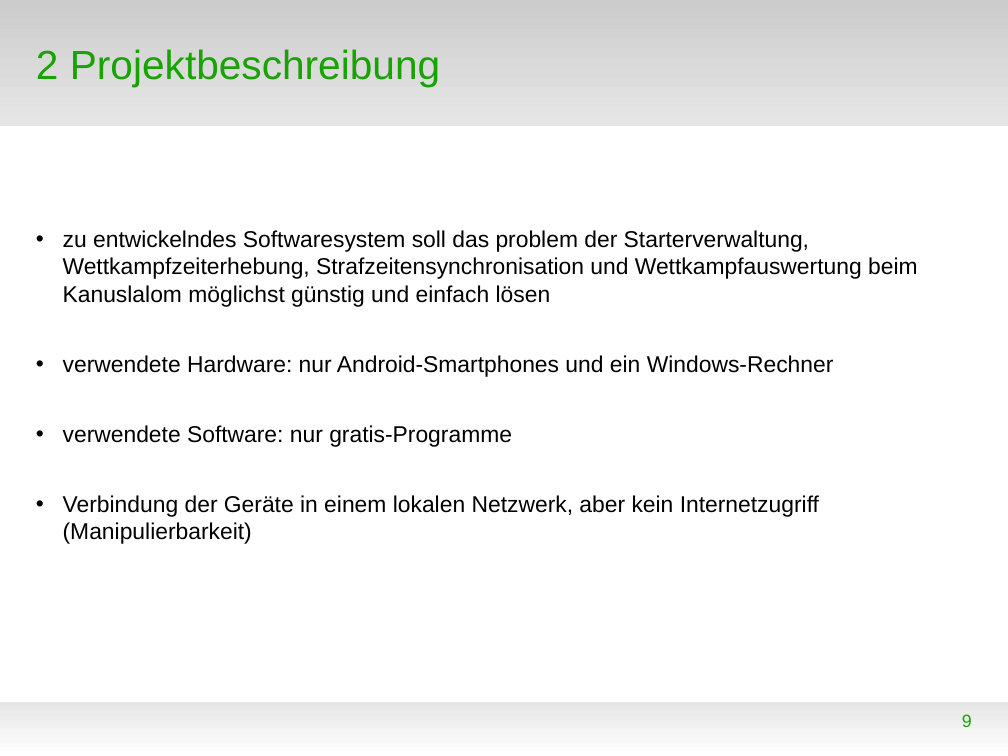
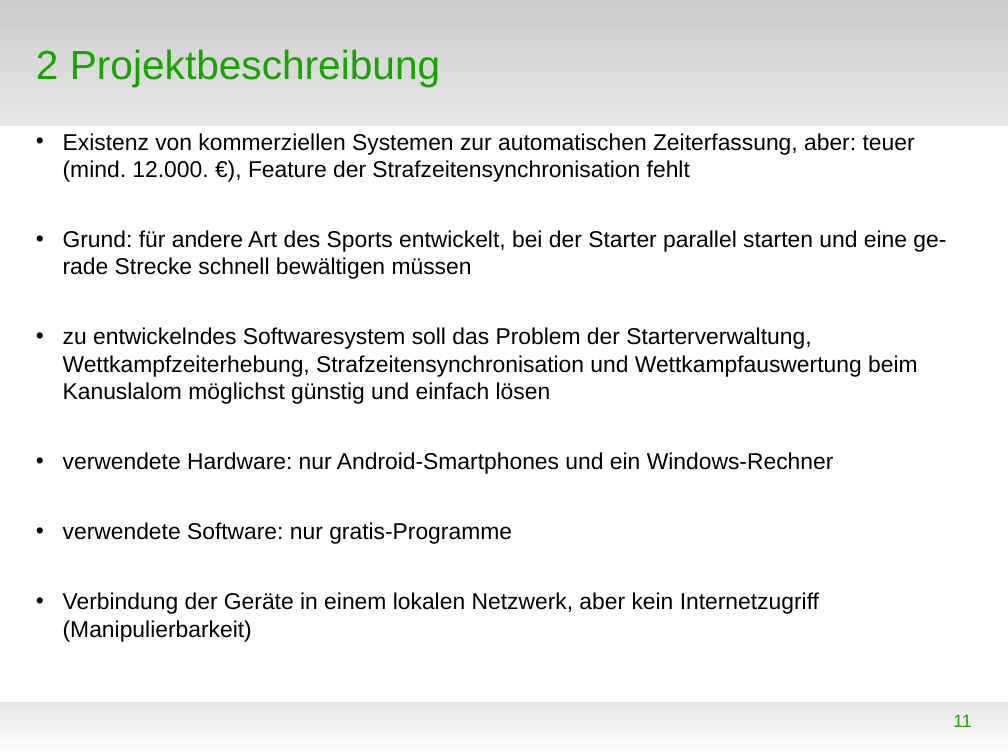
Before and after one commit to WorldofJARcraft/Kanu-s.a.M., a slide deck: slide 11 of Präsentation/Präsentation.odp (slide 9 before the commit). Drawn at 1008x756 pixels with LibreOffice and Linux fonts; fonts in the diff are those of the drawing; background and template pictures are left out. Boxes give left, top, right and bottom in pixels: in the first picture for what was removed or moved away, otherwise in the second. Text is boxed around its words. In the diff, an @@ line names an element or a change of style, - is before the commit and + after.

```diff
--- a/Präsentation/Präsentation.odp
+++ b/Präsentation/Präsentation.odp
@@ text at (63, 133, 946, 404): text changed @@
-• zu entwickelndes Softwaresystem soll das problem der Starterverwaltung, Wettkampfzeiterhebung, Strafzeitensynchronisation und Wettkampfauswertung beim Kanuslalom möglichst günstig und einfach lösen
+• Existenz von kommerziellen Systemen zur automatischen Zeiterfassung, aber: teuer (mind. 12.000. €), Feature der Strafzeitensynchronisation fehlt
+• Grund: für andere Art des Sports entwickelt, bei der Starter parallel starten und eine ge-rade Strecke schnell bewältigen müssen
+• zu entwickelndes Softwaresystem soll das Problem der Starterverwaltung, Wettkampfzeiterhebung, Strafzeitensynchronisation und Wettkampfauswertung beim Kanuslalom möglichst günstig und einfach lösen
@@ page number at (953, 714, 971, 727): text changed @@
-9
+11
```
Also in this commit, not shown: 8 other slides changed, 43 slides added, 5 slides removed, 6 other files.
